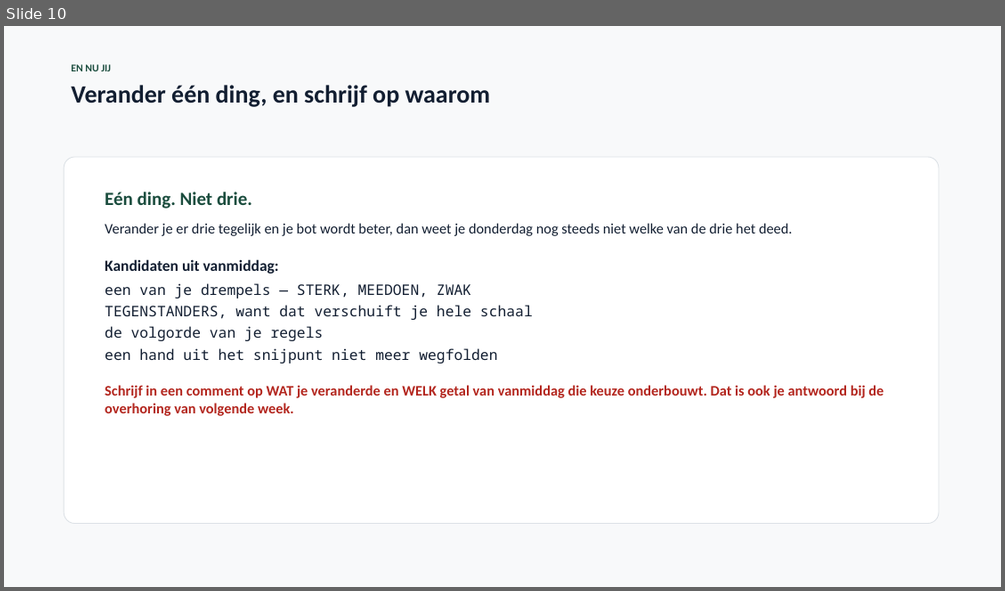
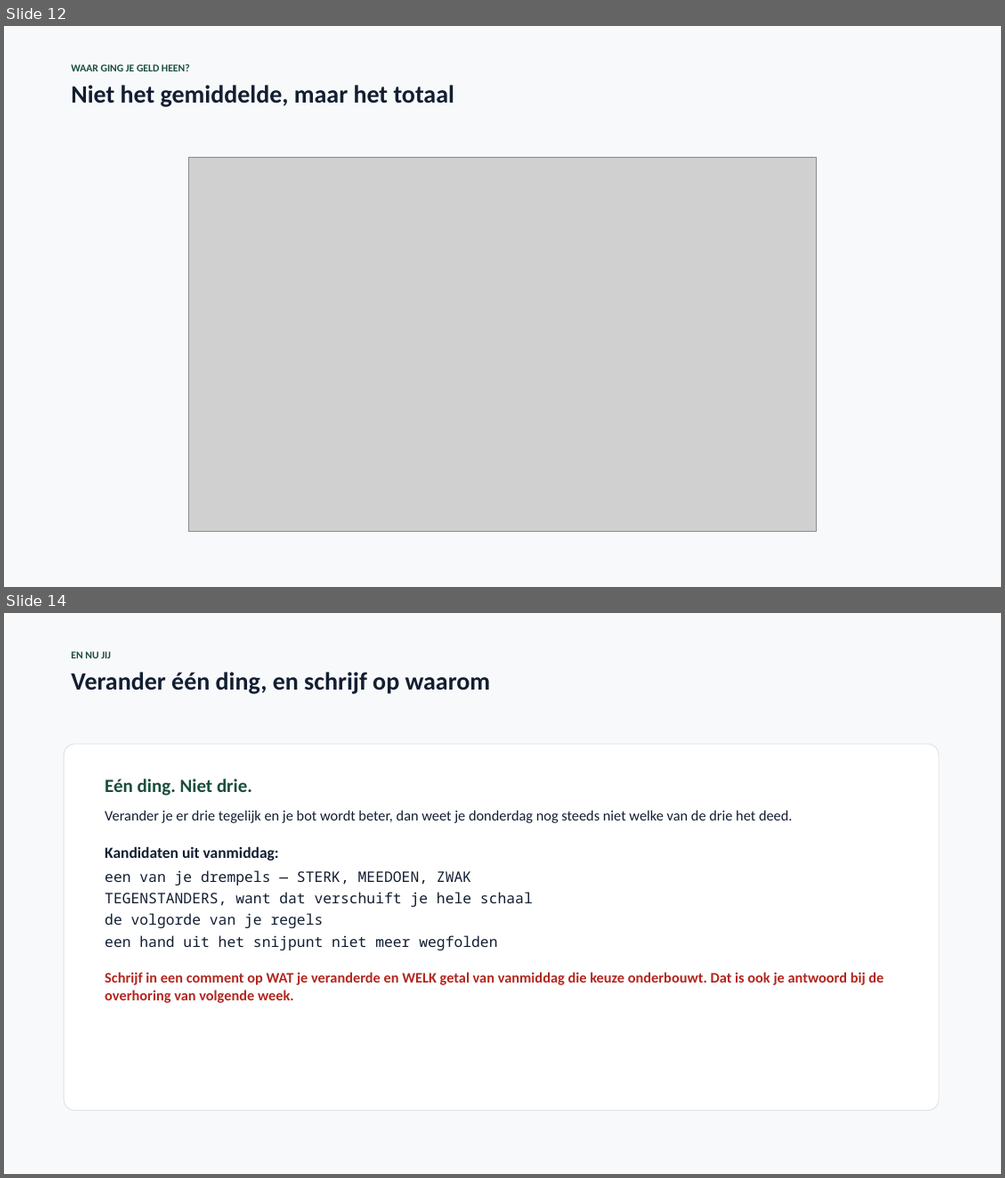
Before and after one commit to finturion/poker-analytics-challenge, a slide deck: powerpoints/Data_Science_Werkcollege8.pptx. Shown one above the other, each under a label of ours: slide 10 before the commit, slides 12 and 14 after it; the slides between them are not shown. The pictures are 1005x591 and 1005x1178 pixels, drawn with LibreOffice and Linux fonts; fonts in the diff are those of the drawing; grey boxes stand for pictures. Boxes give left, top, right and bottom in pixels: in the first picture for what was removed or moved away, otherwise in the second. Text is boxed around its words. In the diff, an @@ line names an element or a change of style, - is before the commit and + after.

```diff
--- a/powerpoints/Data_Science_Werkcollege8.pptx
+++ b/powerpoints/Data_Science_Werkcollege8.pptx
@@ slide 12 added at <box>4,26,1001,587</box>, background #FFFFFF @@
@@ rectangle added at <box>4,26,1001,587</box>, fill #F8F9FA @@
@@ text added at <box>71,64,454,107</box>, 24 pt, text #121E31, bold @@
+WAAR GING JE GELD HEEN?
+Niet het gemiddelde, maar het totaal
@@ picture added at <box>189,157,816,531</box> @@
@@ what was slide 10 is now slide 14 @@
```
Also in this commit, not shown: 1 slide changed, 3 other slides added, 12 other files.
